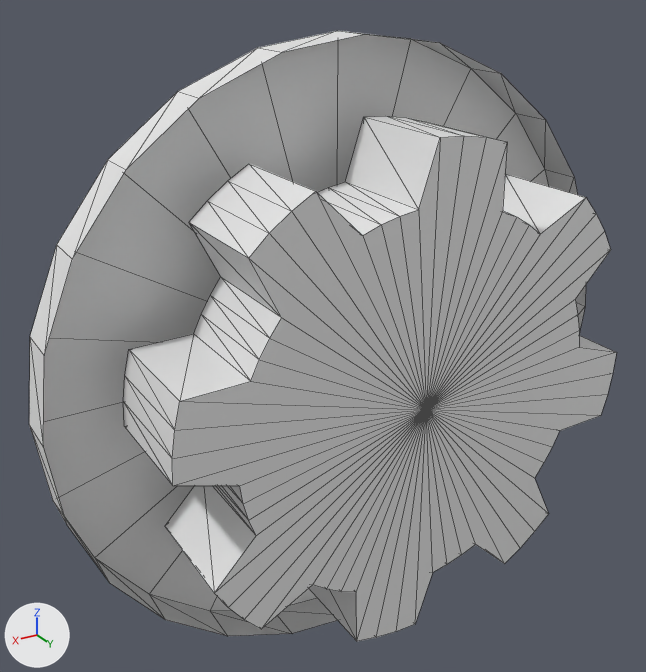
A saved change to the OBJ model apps/preview/parts/gear8.obj.
Both versions are drawn from a 50 mm lens placed at (0.486, 0.674, 0.411), pointed at (0.041, -0.068, 0.04). The axes (+X, +Y, +Z) are drawn at lower left. The lights are the same throughout. The older version comes first. Mesh edges are drawn as thin lines. Where no turn or scale is listed for an object, it has been applied to the vertices.

In view in the first picture: 'gear8'.
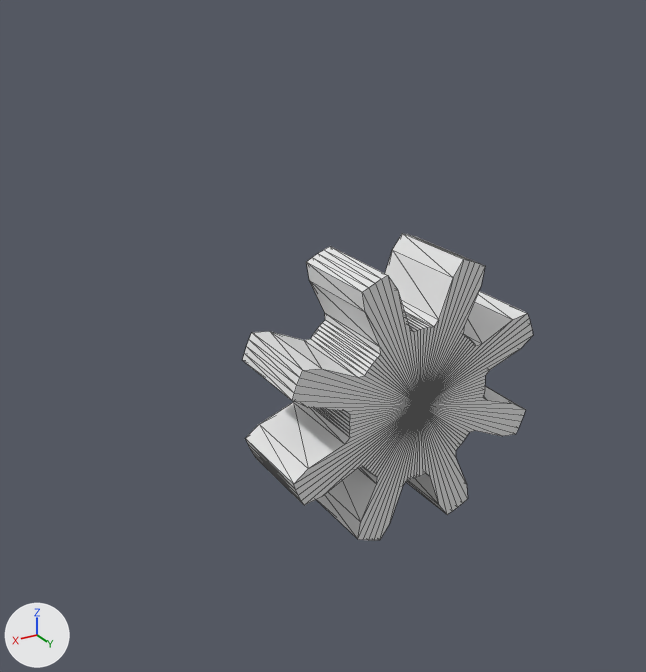
Commit message: fix(gears): metric standard d=m·z (module 0.03) — correct pitch radius + meshing

Changed parts and their boxes [x1, y1, x2, y2] in the pictures (646 x 672 px; the box of a moved part takes in the faces that stretch with it):
'gear8', reshaped (51% narrower, 50% shorter): before [29, 31, 617, 641]; after [243, 233, 533, 540]
part 1 of me_gear8, moved or reshaped (not visible afterwards): before [29, 31, 586, 636]
part 2 of me_gear8, added: after [243, 233, 533, 540]
part 3 of me_gear8, deleted: before [123, 116, 617, 641]

The change, as a list of edits to the scene's bpy script:
```text
Change me_gear8:
    used by ob_gear8; location = (0.0, 0.0, 0.0)
    remove me_gear8.from_pydata(...)  # 179 vertices, 328 faces; spans x -0.34..0.34, y -0.108..0.06, z -0.34..0.34
    add me_gear8.from_pydata(...)  # 307 vertices, 584 faces; spans x -0.144..0.144, y -0.09..0.05, z -0.144..0.144
    me_gear8 part 1: the loose piece of 49 vertices spanning x -0.34..0.34, y -0.108..-0.06, z -0.34..0.34 is scaled about the mesh origin by (0.148, 0.833, 0.148)
    me_gear8 part 2: a new loose piece of 258 vertices spanning x -0.144..0.144, y -0.05..0.05, z -0.144..0.144
    me_gear8 part 3
    130 vertices are removed from x -0.264..0.264, y -0.06..0.06, z -0.264..0.264
    256 faces are deleted
```
